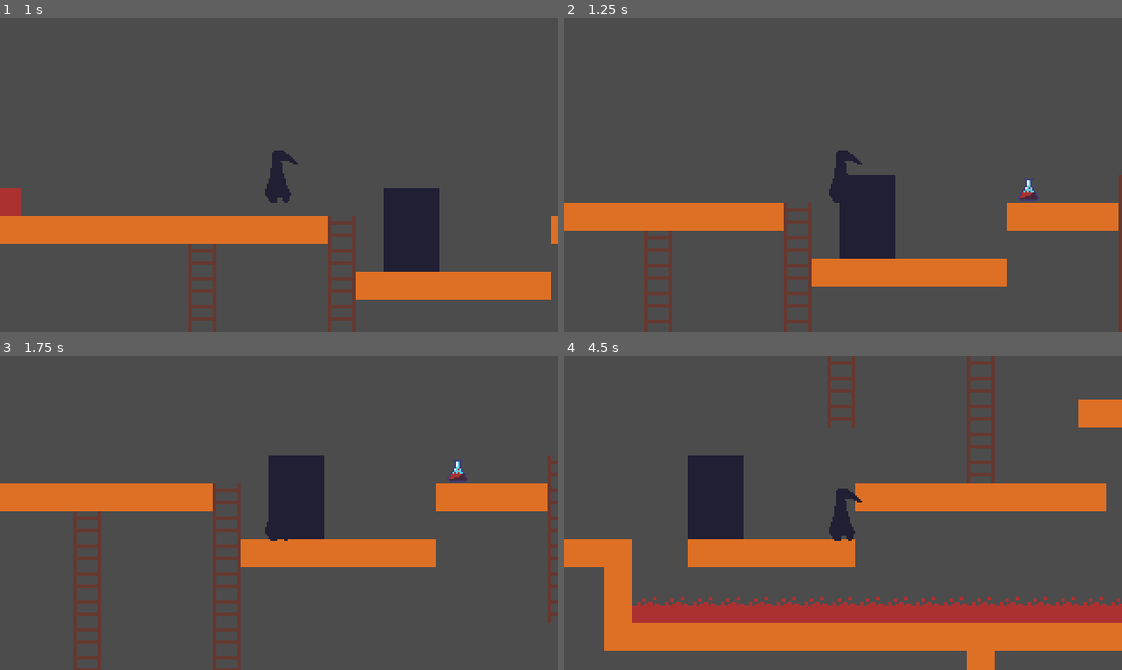
Above: before the commit, frames 1-4 (two rows, left to right).
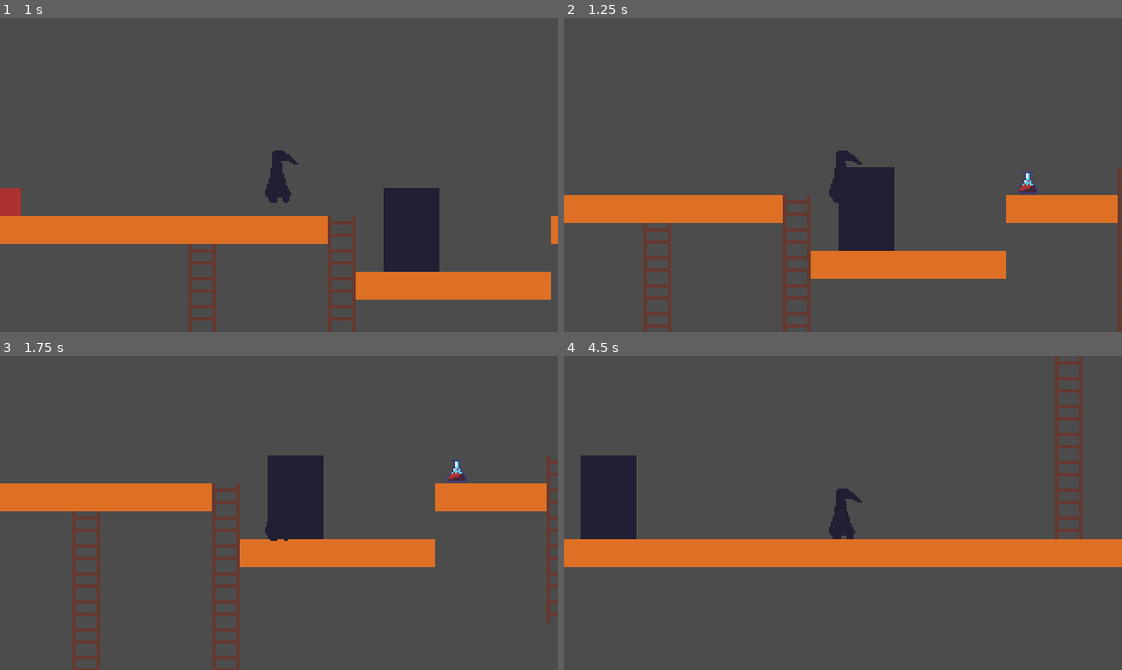
Above: after the commit, the same moments.

Repository: LainFenrir/Plague-Game
Game: Godot game, scene res://src/Test/TestRoom.tscn
Same seed, same stepped clock (60 frames per second), same inputs: the game is played once before the commit and once after it.
Inputs (mouse positions are in pixels of both pictures, inside the frame that each line leads up to):
- Up to frame 1 (1 s): move the mouse to (401, 159) at 0.52 s; hold D (move_right) from 0.53 s (still down); hold Z (interact) from 0.53 s (still down); click (401, 159) at 0.67 s; tap Space (jump) at 0.77 s
- Up to frame 2 (1.25 s): keep holding D (move_right); keep holding Z (interact)
- Up to frame 3 (1.75 s): release D (move_right) at 1.25 s; release Z (interact) at 1.25 s; drag from (167, 528) to (295, 575) at 1.27 s
- Up to frame 4 (4.5 s): tap Enter at 2 s; move the mouse to (898, 443) at 2.02 s; hold A (move_left) 2.03-2.75 s; hold Z (interact) 2.03-2.75 s; drag from (815, 575) to (915, 421) at 2.77 s; move the mouse to (1010, 560) at 3.52 s; hold D (move_right) 3.53-4.25 s; hold Z (interact) 3.53-4.25 s; tap Space (jump) at 3.77 s; drag from (675, 465) to (759, 434) at 4.27 s

Frame 1 is identical in both runs. In frame 2, 7.1% of the frame differs, in the area x 0-100%, y 47-100%; in frame 3, 0.9%; in frame 4, 33%, in the area x 2-100%, y 0-100%.
Error before the commit: Attempt to call function 'instance' in base 'null instance' on a null instance. (res://src/Systems/Autoload/Transporter.gd:14)

Commit message:
Fixed broken referenceson testroom2,moved player state to player folder

Diff:
--- a/game/project.godot
+++ b/game/project.godot
@@ -32,7 +32,7 @@
 "base": "State",
 "class": "PlayerState",
 "language": "GDScript",
-"path": "res://src/Actors/Player/States/PlayerState.gd"
+"path": "res://src/Actors/Player/PlayerState.gd"
 }, {
 "base": "Node",
 "class": "State",
--- a/game/src/Actors/Player/States/Climb.gd
+++ b/game/src/Actors/Player/States/Climb.gd
@@ -48,16 +48,7 @@
 
 ####### Signals #######
 func stop_climbing()->void :
-# TODO: if still inside box press the oposite direction to get out
 	if  will_drop and Input.is_action_pressed("move_down"):
 		_state_machine.transition_to(states.air)
 	if not can_climb:
 		_state_machine.transition_to(states.air)
-	# if owner.raycast.is_colliding():
-	# 	_state_machine.transition_to(states.air)
-	# if value == false and owner.is_on_floor():
-	# 	if owner.velocity.x != 0.0:
-	# 		_state_machine.transition_to(states.run)
-	# 	_state_machine.transition_to(states.idle)
-	# else:
-	# 	_state_machine.transition_to(states.air)
--- a/game/src/Actors/Player/States/Idle.gd
+++ b/game/src/Actors/Player/States/Idle.gd
@@ -30,7 +30,6 @@
 
 
 func idle_around():
-	#TODO:REFACTOR ACTIONS TO BE CONFINED IN THEIR STATES
 	owner.velocity.x = 0.0
 
 
--- a/game/src/Objects/Ladder/Ladder.tscn
+++ b/game/src/Objects/Ladder/Ladder.tscn
@@ -11,7 +11,6 @@
 
 [node name="Ladder" type="Node2D"]
 script = ExtResource( 1 )
-ladder_size = "6 tiles"
 
 [node name="Area" type="Area2D" parent="."]
 collision_layer = 8
--- a/game/src/Test/TestRoom.tscn
+++ b/game/src/Test/TestRoom.tscn
@@ -21,38 +21,39 @@
 position = Vector2( 55.7097, 19.7079 )
 z_index = 1
 
-[node name="Teleporter" parent="." instance=ExtResource( 3 )]
-position = Vector2( 239.627, 101.514 )
-next_scene = "TestRoom2"
-teleport_to = "Teleporter"
-
 [node name="Potion" parent="." groups=[
 "Pickable",
 ] instance=ExtResource( 4 )]
 position = Vector2( 332.643, 71.354 )
 collision_layer = 4
 
-[node name="Teleporter3" parent="." instance=ExtResource( 3 )]
-position = Vector2( 46.6538, 276.424 )
-teleport_to = "Teleporter2"
-is_local = true
-
-[node name="Teleporter2" parent="." instance=ExtResource( 3 )]
-position = Vector2( 143.46, 452.542 )
-teleport_to = "Teleporter3"
-is_local = true
-
 [node name="Ladders" type="Node" parent="."]
 
 [node name="Ladder" parent="Ladders" instance=ExtResource( 6 )]
 position = Vector2( 391.982, 64.6024 )
-ladder_size = 6
 
 [node name="Ladder2" parent="Ladders" instance=ExtResource( 6 )]
-position = Vector2( 200.134, 80 )
+position = Vector2( 200.134, 80.7361 )
 ladder_size = 11
 
 [node name="Ladder3" parent="Ladders" instance=ExtResource( 6 )]
 position = Vector2( 120.114, 97.5377 )
 platform_type = 0
 ladder_size = 8
+
+[node name="Teleporters" type="Node" parent="."]
+
+[node name="Teleporter" parent="Teleporters" instance=ExtResource( 3 )]
+position = Vector2( 239.627, 101.514 )
+next_scene = "TestRoom2"
+teleport_to = "Teleporter"
+
+[node name="Teleporter3" parent="Teleporters" instance=ExtResource( 3 )]
+position = Vector2( 46.6538, 276.424 )
+teleport_to = "Teleporter2"
+is_local = true
+
+[node name="Teleporter2" parent="Teleporters" instance=ExtResource( 3 )]
+position = Vector2( 143.46, 452.542 )
+teleport_to = "Teleporter3"
+is_local = true
--- a/game/src/Test/TestRoom2.tscn
+++ b/game/src/Test/TestRoom2.tscn
@@ -1,14 +1,9 @@
-[gd_scene load_steps=10 format=2]
+[gd_scene load_steps=5 format=2]
 
 [ext_resource path="res://src/Test/test_tileset.tres" type="TileSet" id=1]
 [ext_resource path="res://src/Actors/Player/Player.tscn" type="PackedScene" id=2]
 [ext_resource path="res://src/Systems/Interact/Teleport/Teleporter.tscn" type="PackedScene" id=3]
-[ext_resource path="res://assets/ColisionShapes/Ladders/ladder6_tiles.tres" type="Shape2D" id=4]
 [ext_resource path="res://src/Objects/Ladder/Ladder.tscn" type="PackedScene" id=5]
-[ext_resource path="res://assets/ColisionShapes/Ladders/ladder8_tiles.tres" type="Shape2D" id=6]
-[ext_resource path="res://assets/ColisionShapes/Ladders/ladder16_tiles.tres" type="Shape2D" id=7]
-[ext_resource path="res://assets/ColisionShapes/Ladders/ladder24_tiles.tres" type="Shape2D" id=8]
-[ext_resource path="res://assets/ColisionShapes/Ladders/ladder11_tiles.tres" type="Shape2D" id=9]
 
 [node name="TestRoom2" type="Node2D"]
 
@@ -28,77 +23,23 @@
 next_scene = "TestRoom"
 teleport_to = "Teleporter"
 
-[node name="Ladder6Tiles" parent="." instance=ExtResource( 5 )]
-position = Vector2( 576.174, -158.448 )
+[node name="Ladders" type="Node" parent="."]
 
-[node name="CollisionShape2D" parent="Ladder6Tiles/Area" index="0"]
-position = Vector2( 199.983, 121.393 )
-shape = ExtResource( 4 )
+[node name="Ladder" parent="Ladders" instance=ExtResource( 5 )]
+position = Vector2( -56, 128.6 )
+ladder_size = 24
 
-[node name="Position2D" parent="Ladder6Tiles" index="2"]
-position = Vector2( 199.644, 163.773 )
+[node name="Ladder2" parent="Ladders" instance=ExtResource( 5 )]
+position = Vector2( 280, -111.328 )
+ladder_size = 16
 
-[node name="CollisionShape2D" parent="Ladder6Tiles/DropArea" index="0"]
-position = Vector2( 199.644, 166.264 )
+[node name="Ladder3" parent="Ladders" instance=ExtResource( 5 )]
+position = Vector2( 536, -111 )
+ladder_size = 8
 
-[node name="Ladder8tiles" parent="." instance=ExtResource( 5 )]
-position = Vector2( 337.948, -200.553 )
+[node name="Ladder4" parent="Ladders" instance=ExtResource( 5 )]
+position = Vector2( 776, -78 )
 
-[node name="CollisionShape2D" parent="Ladder8tiles/Area" index="0"]
-position = Vector2( 198.151, 148.438 )
-shape = ExtResource( 6 )
-
-[node name="CollisionShape2D" parent="Ladder8tiles/Plataform" index="0"]
-position = Vector2( 198.319, 89.3649 )
-
-[node name="Position2D" parent="Ladder8tiles" index="2"]
-position = Vector2( 198.046, 208.768 )
-
-[node name="CollisionShape2D" parent="Ladder8tiles/DropArea" index="0"]
-position = Vector2( 198.046, 211.259 )
-
-[node name="Ladder11tiles" parent="." instance=ExtResource( 5 )]
-position = Vector2( 191.689, 48.7532 )
-
-[node name="CollisionShape2D" parent="Ladder11tiles/Area" index="0"]
-position = Vector2( 200.471, 161.92 )
-shape = ExtResource( 9 )
-
-[node name="Ladder16tiles" parent="." instance=ExtResource( 5 )]
-position = Vector2( 79.9508, -191.333 )
-
-[node name="CollisionShape2D" parent="Ladder16tiles/Area" index="0"]
-position = Vector2( 199.72, 200.48 )
-shape = ExtResource( 7 )
-
-[node name="Position2D" parent="Ladder16tiles" index="2"]
-position = Vector2( 199.983, 325.077 )
-
-[node name="CollisionShape2D" parent="Ladder16tiles/DropArea" index="0"]
-position = Vector2( 199.983, 327.568 )
-
-[node name="Ladder24tiles" parent="." instance=ExtResource( 5 )]
-position = Vector2( -255.954, 49.8612 )
-
-[node name="CollisionShape2D" parent="Ladder24tiles/Area" index="0"]
-position = Vector2( 200.01, 263.226 )
-shape = ExtResource( 8 )
-
-[node name="CollisionShape2D" parent="Ladder24tiles/Plataform" index="0"]
-position = Vector2( 200.125, 78.9148 )
-
-[node name="Position2D" parent="Ladder24tiles" index="2"]
-position = Vector2( 200.307, 450.436 )
-
-[node name="CollisionShape2D" parent="Ladder24tiles/DropArea" index="0"]
-position = Vector2( 200.307, 452.927 )
-
-[editable path="Ladder6Tiles"]
-
-[editable path="Ladder8tiles"]
-
-[editable path="Ladder11tiles"]
-
-[editable path="Ladder16tiles"]
-
-[editable path="Ladder24tiles"]
+[node name="Ladder5" parent="Ladders" instance=ExtResource( 5 )]
+position = Vector2( 392, 129 )
+ladder_size = 11
Renamed: game/src/Actors/Player/States/PlayerState.gd -> game/src/Actors/Player/PlayerState.gd
